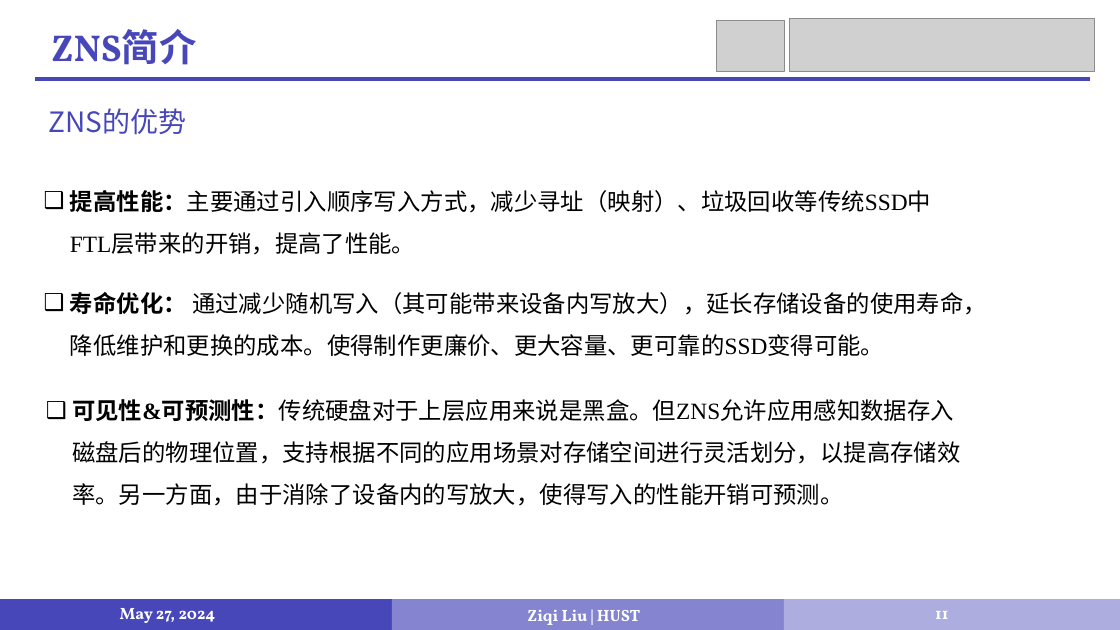
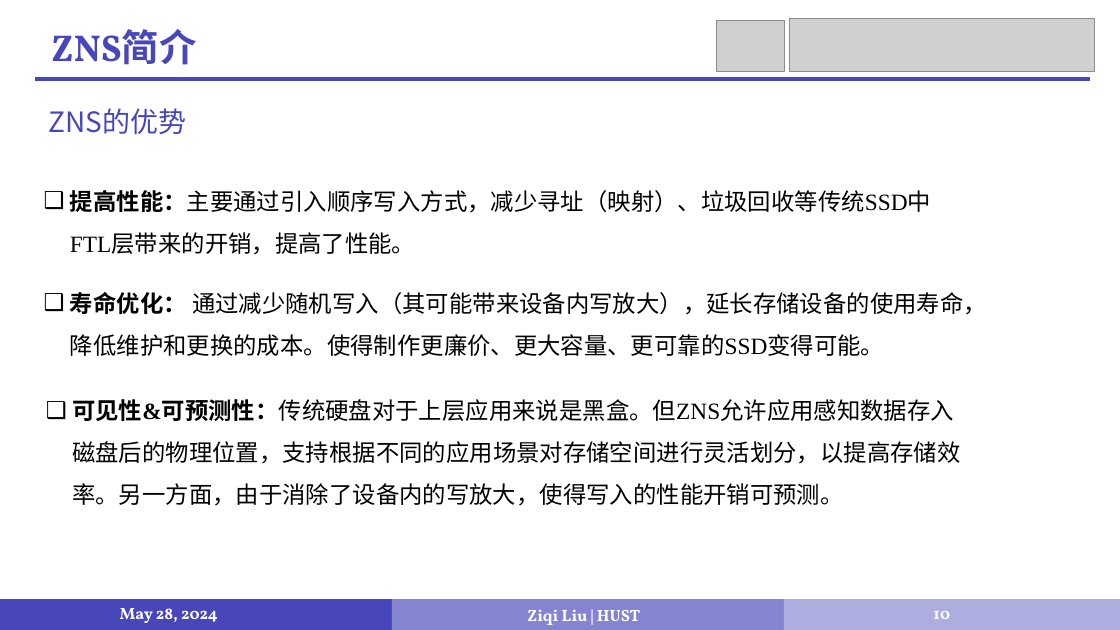
Before and after one commit to LiuziqiOvO/md, a slide deck: slide 10 of 毕设/毕设答辩.pptx (slide 11 before the commit). Drawn at 1120x630 pixels with LibreOffice and Linux fonts; fonts in the diff are those of the drawing; grey boxes stand for pictures. Boxes give left, top, right and bottom in pixels: in the first picture for what was removed or moved away, otherwise in the second. Text is boxed around its words. In the diff, an @@ line names an element or a change of style, - is before the commit and + after.

```diff
--- a/毕设/毕设答辩.pptx
+++ b/毕设/毕设答辩.pptx
@@ text at (120, 608, 218, 623): text changed @@
-May 27, 2024
+May 28, 2024
@@ page number at (933, 611, 950, 619): text changed @@
-11
+10
```
Also in this commit, not shown: 8 other slides changed, 1 slide removed, 1 other file.
